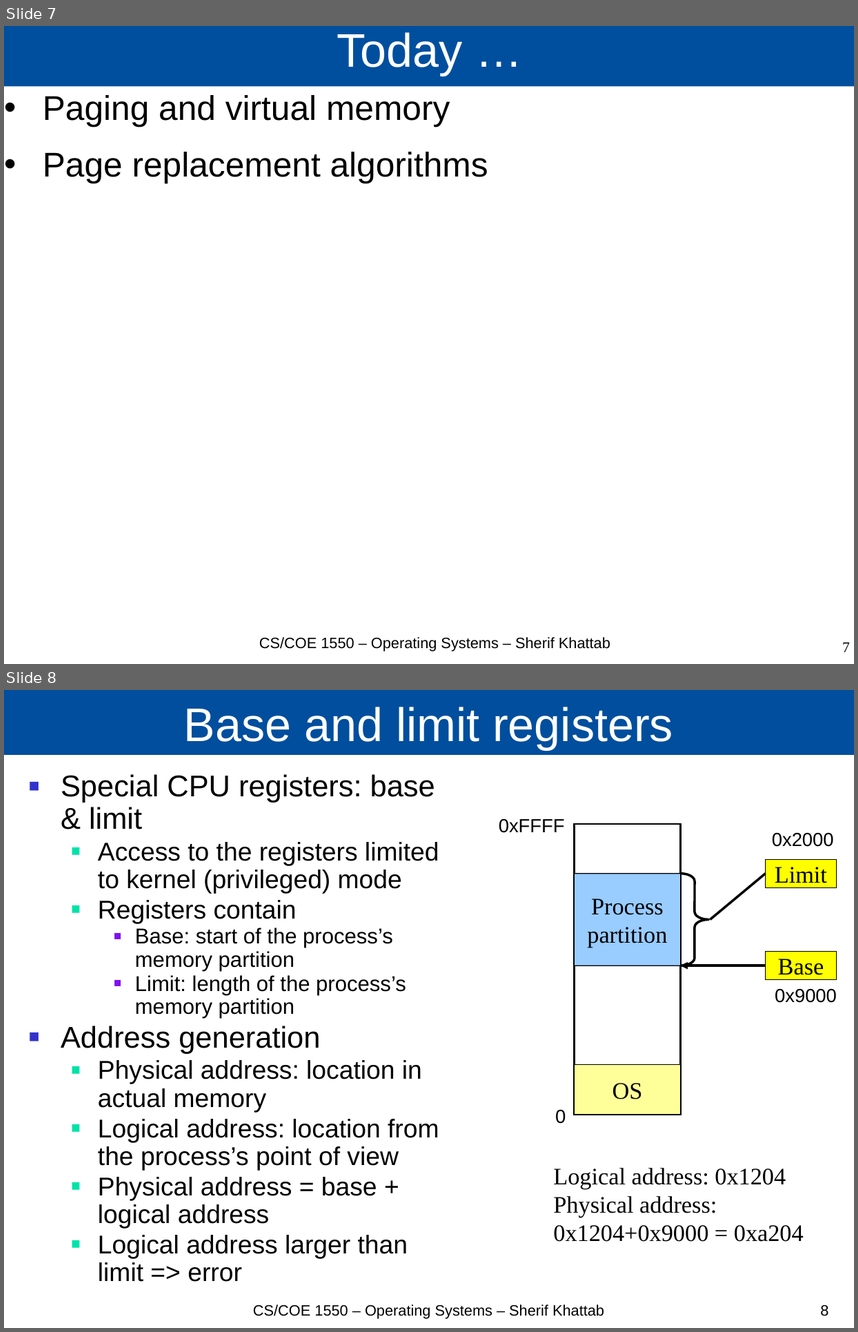
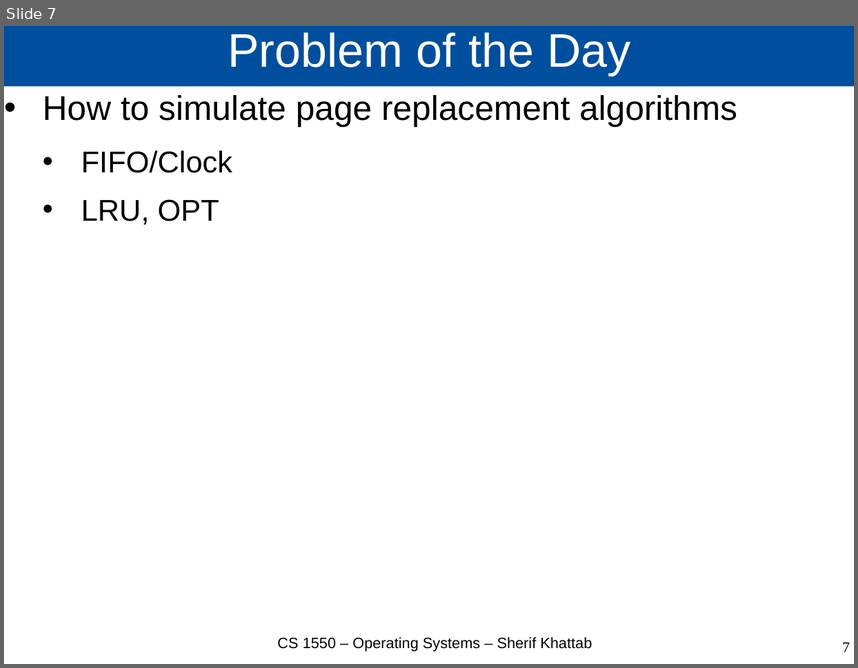
Before and after one commit to cs1550-2224/cs1550-code-handouts, a slide deck: DraftSlides/Lecture17.pptx. Shown one above the other, each under a label of ours: slides 7 and 8 before the commit, slide 7 after it. The pictures are 858x1332 and 858x668 pixels, drawn with LibreOffice and Linux fonts; fonts in the diff are those of the drawing. Boxes give left, top, right and bottom in pixels: in the first picture for what was removed or moved away, otherwise in the second. Text is boxed around its words. In the diff, an @@ line names an element or a change of style, - is before the commit and + after.

```diff
--- a/DraftSlides/Lecture17.pptx
+++ b/DraftSlides/Lecture17.pptx
@@ slide 8 removed at (x1=4, y1=690, x2=854, y2=1328), background #FFFFFF @@
@@ title removed at (x1=4, y1=690, x2=854, y2=755) @@
-Base and limit registers
@@ text removed at (x1=61, y1=774, x2=439, y2=1281) @@
-■ Special CPU registers: base & limit
-  ■ Access to the registers limited to kernel (privileged) mode
-  ■ Registers contain
-    ■ Base: start of the process’s memory partition
-    ■ Limit: length of the process’s memory partition
-■ Address generation
-  ■ Physical address: location in actual memory
-  ■ Logical address: location from the process’s point of view
-  ■ Physical address = base + logical address
-  ■ Logical address larger than limit => error
@@ text removed at (x1=499, y1=819, x2=565, y2=833) @@
-0xFFFF
@@ rectangle removed at (x1=575, y1=823, x2=682, y2=1114) @@
@@ text removed at (x1=772, y1=833, x2=834, y2=847) @@
-0x2000
@@ rectangle removed at (x1=575, y1=874, x2=682, y2=965) @@
-Process
-partition
@@ line removed from (575, 874) to (680, 874) @@
@@ right brace removed at (x1=680, y1=874, x2=709, y2=965) @@
@@ line removed from (711, 919) to (766, 874) @@
@@ rectangle removed at (x1=766, y1=859, x2=837, y2=887) @@
-Limit
@@ rectangle removed at (x1=766, y1=952, x2=837, y2=980) @@
-Base
@@ line removed from (575, 965) to (680, 965) @@
@@ arrow removed from (766, 965) to (680, 965) @@
@@ text removed at (x1=775, y1=989, x2=837, y2=1003) @@
-0x9000
@@ rectangle removed at (x1=575, y1=1065, x2=682, y2=1114) @@
-OS
@@ text removed at (x1=555, y1=1110, x2=566, y2=1123) @@
-0
@@ text removed at (x1=553, y1=1167, x2=804, y2=1241) @@
-Logical address: 0x1204
-Physical address:
-0x1204+0x9000 = 0xa204
@@ text removed at (x1=253, y1=1304, x2=604, y2=1319) @@
-CS/COE 1550 – Operating Systems – Sherif Khattab
@@ page number removed at (x1=820, y1=1305, x2=829, y2=1316) @@
-8
@@ slide 7 changed as well @@
@@ title at (x1=228, y1=32, x2=631, y2=75): text changed @@
-Today …
+Problem of the Day
@@ text at (x1=43, y1=95, x2=737, y2=225): text changed @@
-• Paging and virtual memory
-• Page replacement algorithms
+• How to simulate page replacement algorithms
+  • FIFO/Clock
+  • LRU, OPT
@@ text at (x1=277, y1=637, x2=592, y2=651): text changed @@
-CS/COE 1550 – Operating Systems – Sherif Khattab
+CS 1550 – Operating Systems – Sherif Khattab
```
Also in this commit, not shown: 6 other slides changed, 13 slides added, 2 other files.
